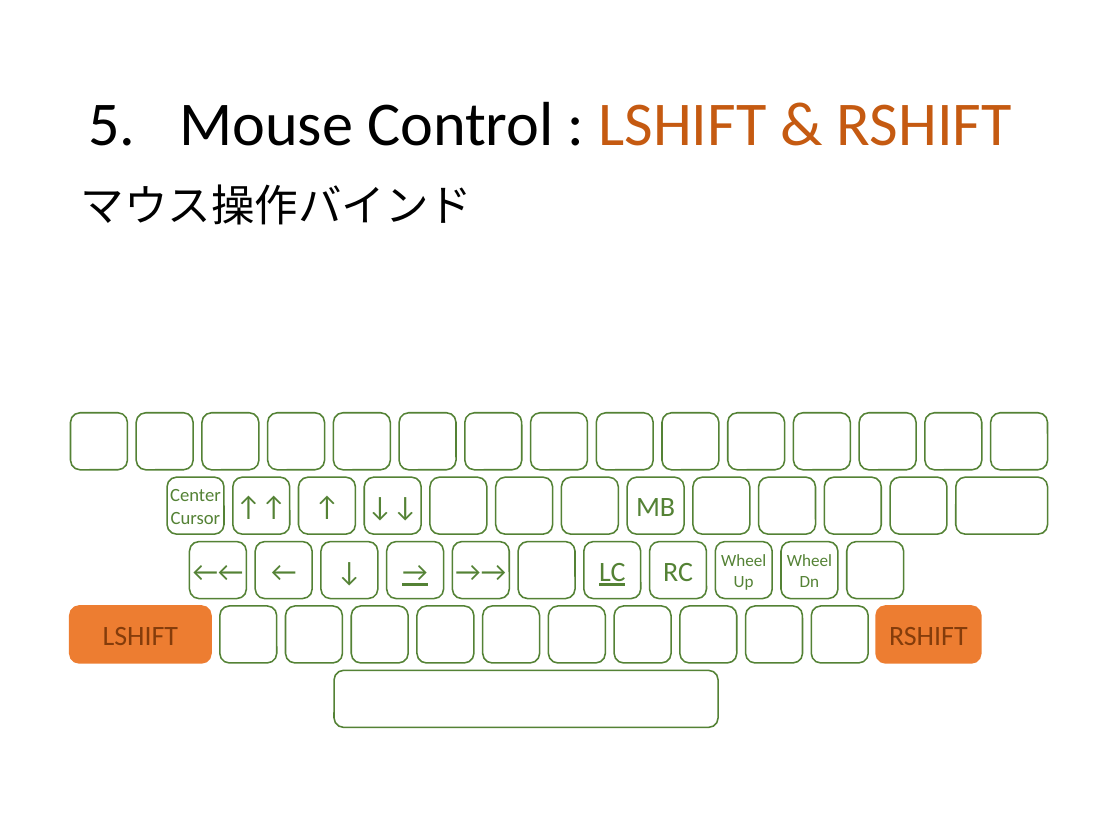
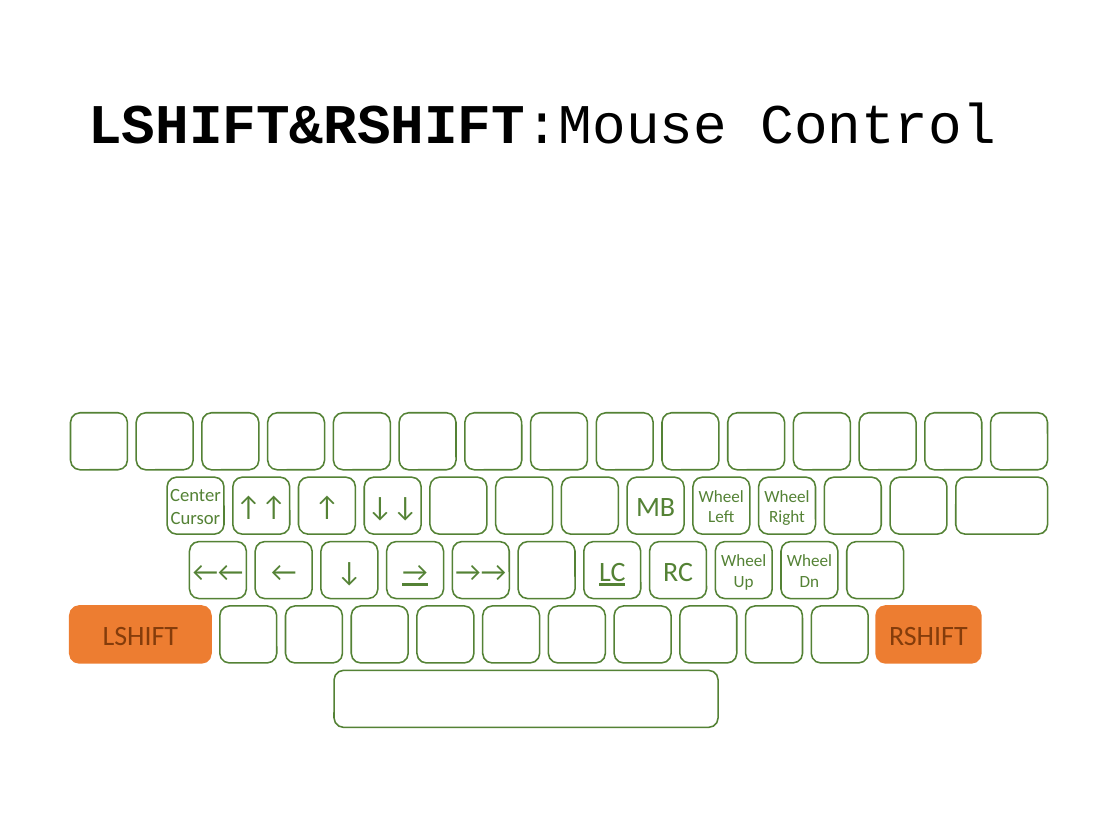
Before and after one commit to ittooo66/myAHK, a slide deck: slide 8 of MANUAL.pptx (slide 9 before the commit). Drawn at 1120x840 pixels with LibreOffice and Linux fonts; fonts in the diff are those of the drawing. Boxes give left, top, right and bottom in pixels: in the first picture for what was removed or moved away, otherwise in the second. Text is boxed around its words. In the diff, an @@ line names an element or a change of style, - is before the commit and + after.

```diff
--- a/MANUAL.pptx
+++ b/MANUAL.pptx
@@ title at [88,103,995,144]: text changed; size 40 to 36 pt; font Calibri to Courier New; bold on @@
-5. Mouse Control : LSHIFT & RSHIFT
+LSHIFT&RSHIFT:Mouse Control
@@ text removed at [81,184,472,225] @@
-    マウス操作バインド
@@ text in rounded rectangle at [699,490,744,522]: text added @@
+Wheel
+Left
@@ text in rounded rectangle at [764,490,809,525]: text added @@
+Wheel
+Right
```
Also in this commit, not shown: 11 other slides changed, 4 slides removed.
